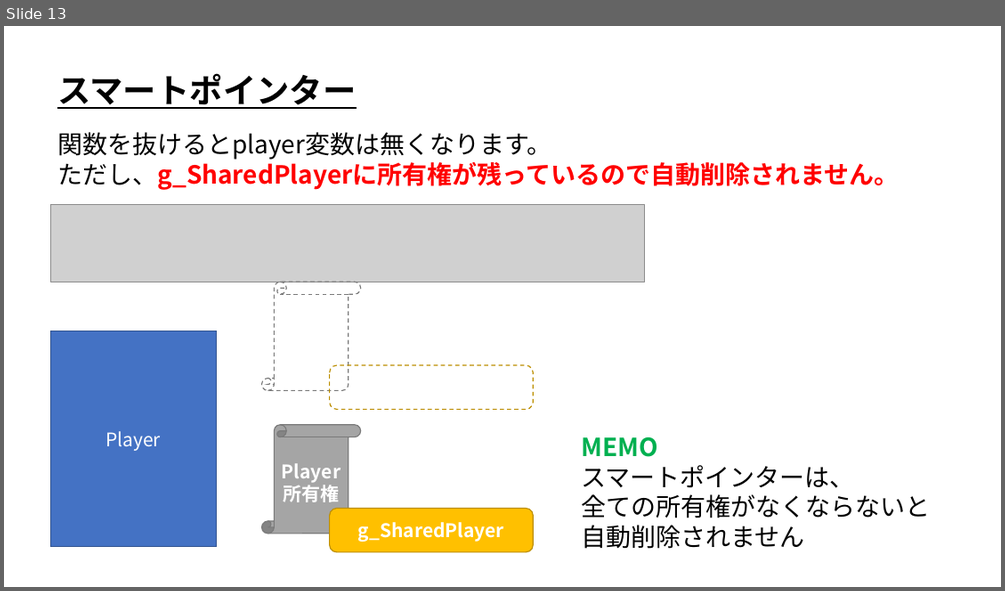
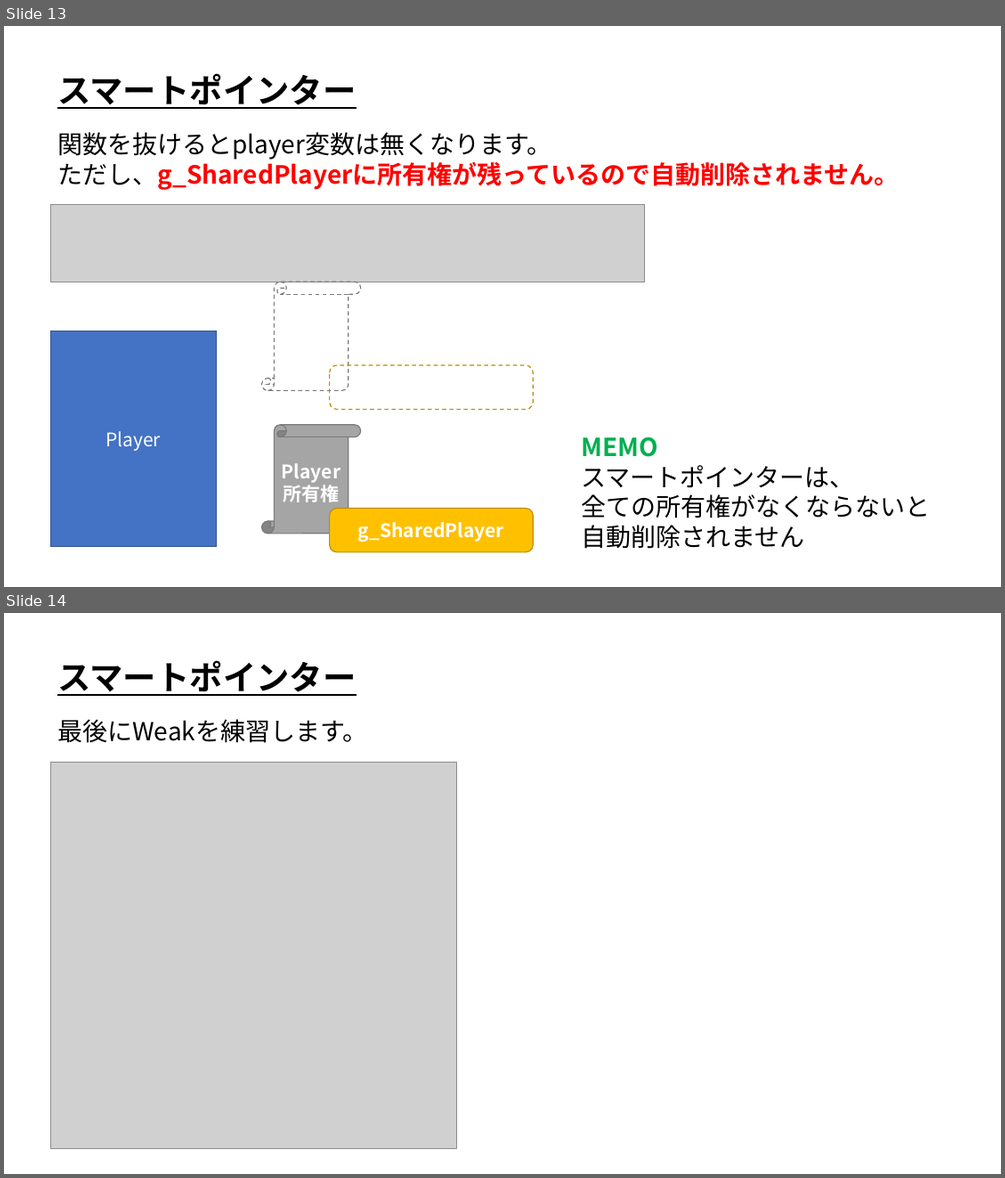
Before and after one commit to ArakiYusuke-Ohara/Textbook, a slide deck: ゲーム科1年/01_後期/プログラミングⅢ/23_スマートポインタ.pptx. Shown one above the other, each under a label of ours: slide 13 before the commit, slides 13 and 14 after it. The pictures are 1005x591 and 1005x1178 pixels, drawn with LibreOffice and Linux fonts; fonts in the diff are those of the drawing; grey boxes stand for pictures. Boxes give left, top, right and bottom in pixels: in the first picture for what was removed or moved away, otherwise in the second. Text is boxed around its words. In the diff, an @@ line names an element or a change of style, - is before the commit and + after.

Commit message:
スマートポインタ完成

```diff
--- a/ゲーム科1年/01_後期/プログラミングⅢ/23_スマートポインタ.pptx
+++ b/ゲーム科1年/01_後期/プログラミングⅢ/23_スマートポインタ.pptx
@@ slide 14 added at box(4, 613, 1001, 1174), background #FFFFFF @@
@@ text added at box(57, 660, 356, 696), 32 pt, text #000000, bold, underline @@
+スマートポインター
@@ text added at box(57, 719, 367, 743), 24 pt, text #000000 @@
+最後にWeakを練習します。
@@ picture added at box(50, 762, 457, 1149) @@
```
Also in this commit, not shown: 5 other slides added, 1 other file.
